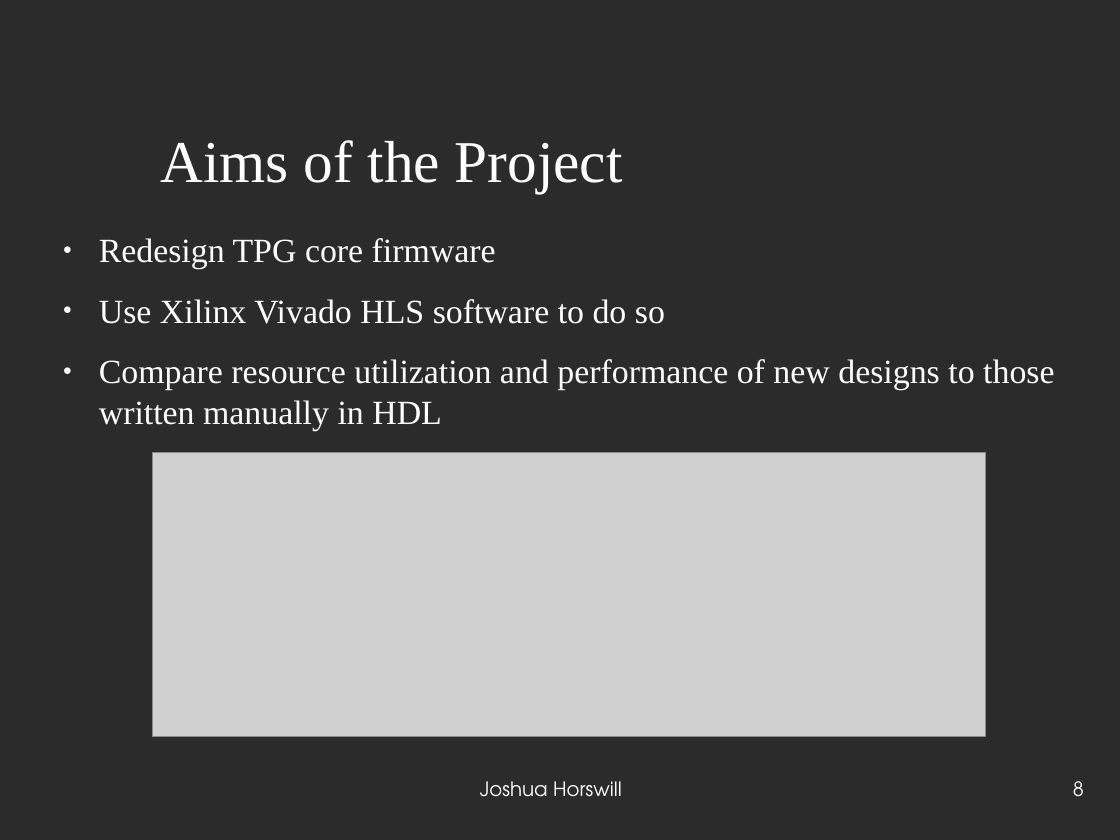
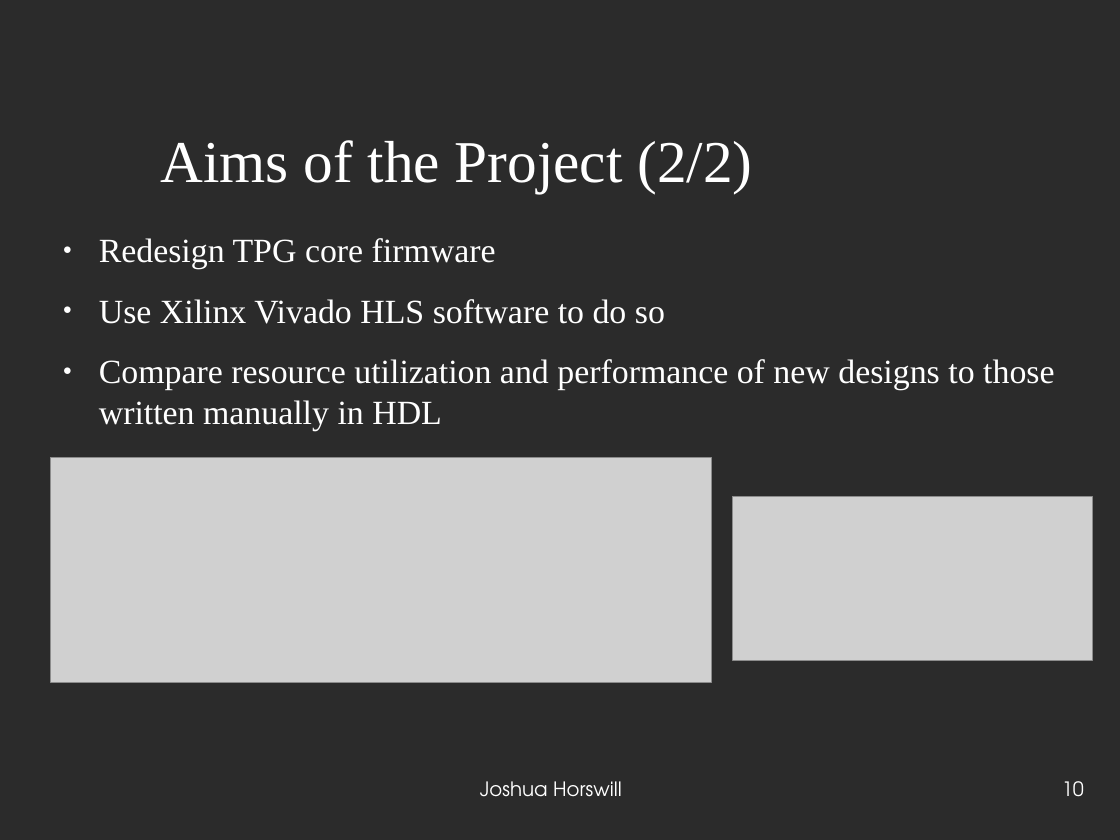
Before and after one commit to JoshCodesPhysics/dune_project, a slide deck: slide 10 of dune_notes/dune_pres/dune_project_pres.odp (slide 8 before the commit). Drawn at 1120x840 pixels with LibreOffice and Linux fonts; fonts in the diff are those of the drawing; grey boxes stand for pictures; background and template pictures are left out; a plain dark background stands for a picture behind light text. Boxes give left, top, right and bottom in pixels: in the first picture for what was removed or moved away, otherwise in the second. Text is boxed around its words. In the diff, an @@ line names an element or a change of style, - is before the commit and + after.

```diff
--- a/dune_notes/dune_pres/dune_project_pres.odp
+++ b/dune_notes/dune_pres/dune_project_pres.odp
@@ title at <box>160,140,752,193</box>: text changed @@
-Aims of the Project
+Aims of the Project (2/2)
@@ picture: place and size @@
-picture at <box>152,452,986,737</box>
+picture at <box>51,457,711,683</box>
@@ picture added at <box>733,497,1093,661</box> @@
@@ page number at <box>1062,781,1084,797</box>: text changed @@
-8
+10
```
Also in this commit, not shown: 10 other slides changed, 9 slides added, 1 slide removed, 4 other files.
